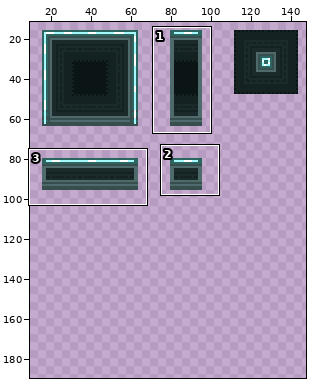
File history of a sprite sheet, assets/sprites/patch-tileset.png. Above, an overview of the earlier version with the close-up marked.
Close-up. As it was:
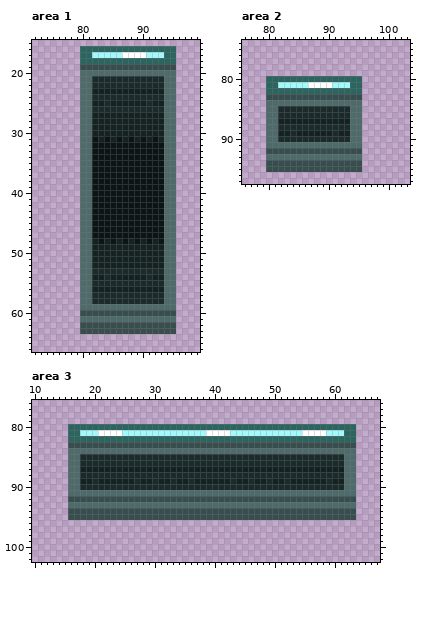
The file is 160x111 pixels. Pixels under 10% opacity are left out. Colours within 5 levels of each other are drawn and written as one. Shown: area 1: x 72..99, y 15..66; area 2: x 76..103, y 74..97; area 3: x 10..67, y 76..102. The old version is drawn lined up with the new one, on the new canvas. The wide view leaves out empty margins. The commit also changed other parts of the picture, which this record leaves out.
The result:
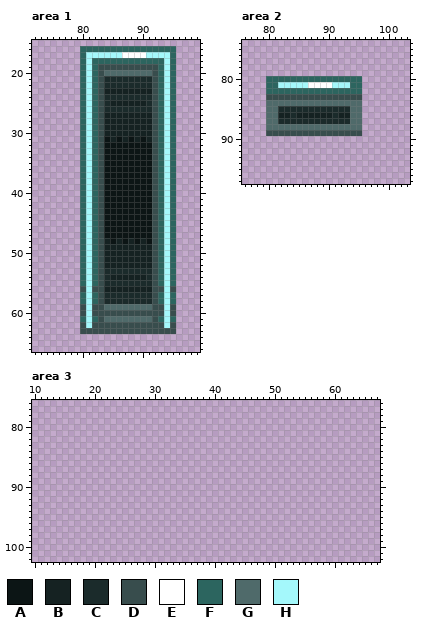
Palette (. is transparent): A #0c1515  B #152222  C #1b2b2b  D #384d4d  E #ffffff  F #2c655f  G #4f6a6a  H #a4f8fb
Changes in this commit:
canvas 160x111 -> 160x192
--- area 1
@@ x 72..99 @@
 16 ........FFFFFFFFFFFFFFFF....
-17 ........FFHHHHHEEEEHHHFF....
-18 ........FFFFFFFFFFFFFFFF....
-19 ........DDDDDDDDDDDDDDDD....
-20 ........GGGGGGGGGGGGGGGG....
-21 ........GGCCCCCCCCCCCCGG....
-22 ........GGCCCCCCCCCCCCGG....
-23 ........GGBBBBBBBBBBBBGG....
-24 ........GGCCCCCCCCCCCCGG....
-25 ........GGBBCBBBBBBCBBGG....
-26 ........GGCCCCCCCCCCCCGG....
-27 ........GGBBBBBBBBBBBBGG....
-28 ........GGBBBBBBBBBBBBGG....
-29 ........GGBBBBBBBBBBBBGG....
-30 ........GGBBBBBBBBBBBBGG....
-31 ........GGABABABABABABGG....
-32 ........GGAAAAAAAAAAAAGG....
-33 ........GGAAAAAAAAAAAAGG....
-34 ........GGAAAAAAAAAAAAGG....
-35 ........GGAAAAAAAAAAAAGG....
-36 ........GGAAAAAAAAAAAAGG....
-37 ........GGAAAAAAAAAAAAGG....
-38 ........GGAAAAAAAAAAAAGG....
-39 ........GGAAAAAAAAAAAAGG....
-40 ........GGAAAAAAAAAAAAGG....
-41 ........GGAAAAAAAAAAAAGG....
-42 ........GGAAAAAAAAAAAAGG....
-43 ........GGAAAAAAAAAAAAGG....
-44 ........GGAAAAAAAAAAAAGG....
-45 ........GGAAAAAAAAAAAAGG....
-46 ........GGAAAAAAAAAAAAGG....
-47 ........GGAAAAAAAAAAAAGG....
-48 ........GGBABABABABABAGG....
-49 ........GGBBBBBBBBBBBBGG....
-50 ........GGBBBBBBBBBBBBGG....
-51 ........GGBBBBBBBBBBBBGG....
-52 ........GGBBBBBBBBBBBBGG....
-53 ........GGCCCCCCCCCCCCGG....
-54 ........GGBBCBBBBBBCBBGG....
-55 ........GGCCCCCCCCCCCCGG....
-56 ........GGBBBBBBBBBBBBGG....
-57 ........GGCCCCCCCCCCCCGG....
-58 ........GGCCCCCCCCCCCCGG....
-59 ........GGGGGGGGGGGGGGGG....
-60 ........DDDDDDDDDDDDDDDD....
-61 ........GGGGGGGGGGGGGGGG....
-62 ........DDDDDDDDDDDDDDDD....
+17 ........FHHHHHHEEEEHHHHF....
+18 ........FHFFFFFFFFFFFFHF....
+19 ........FHFDDDDDDDDDDFHF....
+20 ........FHFDGGGGGGGGDFHF....
+21 ........FHFDCCCCCCCCDFHF....
+22 ........FHFDCCCCCCCCDFHF....
+23 ........FHFDBBBBBBBBDFHF....
+24 ........FHFDCCCCCCCCDFHF....
+25 ........FHFDCBBBBBBCDFHF....
+26 ........FHFDCCCCCCCCDFHF....
+27 ........FHFDBBBBBBBBDFHF....
+28 ........FHFDBBBBBBBBDFHF....
+29 ........FHFDBBBBBBBBDFHF....
+30 ........FHFDBBBBBBBBDFHF....
+31 ........FHFDABABABABDFHF....
+32 ........FHFDAAAAAAAADFHF....
+33 ........FHFDAAAAAAAADFHF....
+34 ........FHFDAAAAAAAADFHF....
+35 ........FHFDAAAAAAAADFHF....
+36 ........FHFDAAAAAAAADFHF....
+37 ........FHFDAAAAAAAADFHF....
+38 ........FHFDAAAAAAAADFHF....
+39 ........FHFDAAAAAAAADFHF....
+40 ........FHFDAAAAAAAADFHF....
+41 ........FHFDAAAAAAAADFHF....
+42 ........FHFDAAAAAAAADFHF....
+43 ........FHFDAAAAAAAADFHF....
+44 ........FHFDAAAAAAAADFHF....
+45 ........FHFDAAAAAAAADFHF....
+46 ........FHFDAAAAAAAADFHF....
+47 ........FHFDAAAAAAAADFHF....
+48 ........FHFDBABABABADFHF....
+49 ........FHFDBBBBBBBBDFHF....
+50 ........FHFDBBBBBBBBDFHF....
+51 ........FHFDBBBBBBBBDFHF....
+52 ........FHFDBBBBBBBBDFHF....
+53 ........FHFDCCCCCCCCDFHF....
+54 ........FHFDCBBBBBBCDFHF....
+55 ........FHFDCCCCCCCCDFHF....
+56 ........DHDDBBBBBBBBDDHD....
+57 ........FHFDCCCCCCCCDFHF....
+58 ........FHFDCCCCCCCCDFHF....
+59 ........DHDDGGGGGGGGDDHD....
+60 ........DHDDDDDDDDDDDDHD....
+61 ........FHFDGGGGGGGGDFHF....
+62 ........DHDDDDDDDDDDDDHD....
 63 ........DDDDDDDDDDDDDDDD....
--- area 2
@@ x 76..103 @@
 85 ....GGCCCCCCCCCCCCGG........
-86 ....GGCCCCCCCCCCCCGG........
-87 ....GGBBBBBBBBBBBBGG........
-88 ....GGCCCCCCCCCCCCGG........
-89 ....GGBBCBBBBBBCBBGG........
-90 ....GGCCCCCCCCCCCCGG........
-91 ....GGGGGGGGGGGGGGGG........
-92 ....DDDDDDDDDDDDDDDD........
-93 ....GGGGGGGGGGGGGGGG........
-94 ....DDDDDDDDDDDDDDDD........
-95 ....DDDDDDDDDDDDDDDD........
+86 ....GGBBCBBBBBBCBBGG........
+87 ....GGCCCCCCCCCCCCGG........
+88 ....GGGGGGGGGGGGGGGG........
+89 ....DDDDDDDDDDDDDDDD........
+90 ............................
+91 ............................
+92 ............................
+93 ............................
+94 ............................
+95 ............................
 96 ............................
--- area 3
@@ x 10..67 @@
  79 ..........................................................
- 80 ......FFFFFFFFFFFFFFFFFFFFFFFFFFFFFFFFFFFFFFFFFFFFFFFF....
- 81 ......FFHHHEEEEHHHHHHHHHHHHHHEEEEHHHHHHHHHHHHEEEEHHHFF....
- 82 ......FFFFFFFFFFFFFFFFFFFFFFFFFFFFFFFFFFFFFFFFFFFFFFFF....
- 83 ......DDDDDDDDDDDDDDDDDDDDDDDDDDDDDDDDDDDDDDDDDDDDDDDD....
- 84 ......GGGGGGGGGGGGGGGGGGGGGGGGGGGGGGGGGGGGGGGGGGGGGGGG....
- 85 ......GGCCCCCCCCCCCCCCCCCCCCCCCCCCCCCCCCCCCCCCCCCCCCGG....
- 86 ......GGCCCCCCCCCCCCCCCCCCCCCCCCCCCCCCCCCCCCCCCCCCCCGG....
- 87 ......GGBBBBBBBBBBBBBBBBBBBBBBBBBBBBBBBBBBBBBBBBBBBBGG....
- 88 ......GGCCCCCCCCCCCCCCCCCCCCCCCCCCCCCCCCCCCCCCCCCCCCGG....
- 89 ......GGBBCBBBBBBCBBCBBCBBCBBBBBBCBBCBBCBBCBBBBBBCBBGG....
- 90 ......GGCCCCCCCCCCCCCCCCCCCCCCCCCCCCCCCCCCCCCCCCCCCCGG....
- 91 ......GGGGGGGGGGGGGGGGGGGGGGGGGGGGGGGGGGGGGGGGGGGGGGGG....
- 92 ......DDDDDDDDDDDDDDDDDDDDDDDDDDDDDDDDDDDDDDDDDDDDDDDD....
- 93 ......GGGGGGGGGGGGGGGGGGGGGGGGGGGGGGGGGGGGGGGGGGGGGGGG....
- 94 ......DDDDDDDDDDDDDDDDDDDDDDDDDDDDDDDDDDDDDDDDDDDDDDDD....
- 95 ......DDDDDDDDDDDDDDDDDDDDDDDDDDDDDDDDDDDDDDDDDDDDDDDD....
+ 80 ..........................................................
+ 81 ..........................................................
+ 82 ..........................................................
+ 83 ..........................................................
+ 84 ..........................................................
+ 85 ..........................................................
+ 86 ..........................................................
+ 87 ..........................................................
+ 88 ..........................................................
+ 89 ..........................................................
+ 90 ..........................................................
+ 91 ..........................................................
+ 92 ..........................................................
+ 93 ..........................................................
+ 94 ..........................................................
+ 95 ..........................................................
  96 ..........................................................
Changed places in both close-ups, as pixel boxes (x1, y1, x2, y2):
changed: (80, 52, 104, 328)
changed: (152, 52, 176, 328)
changed: (266, 112, 362, 172)
erased: (68, 424, 356, 520)
